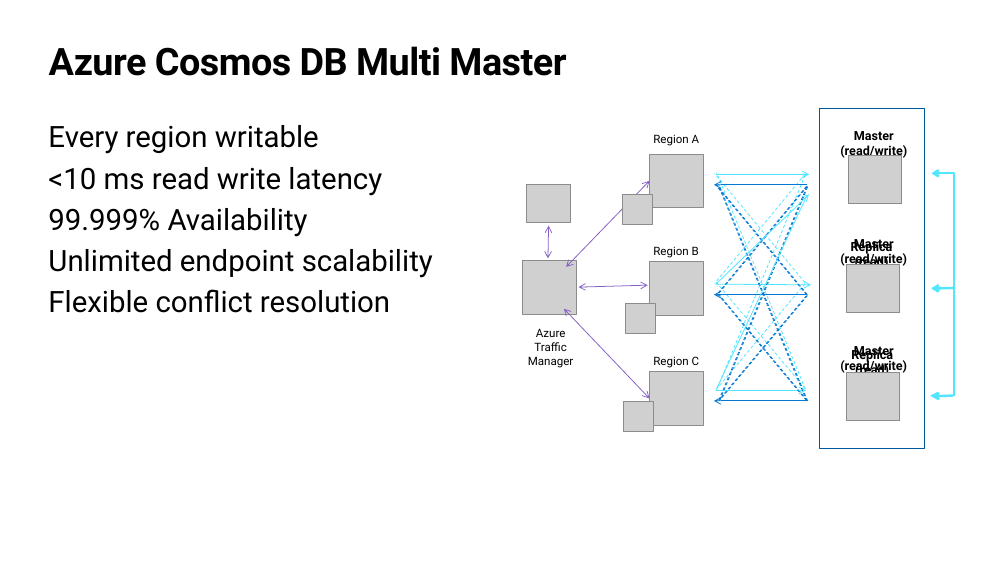
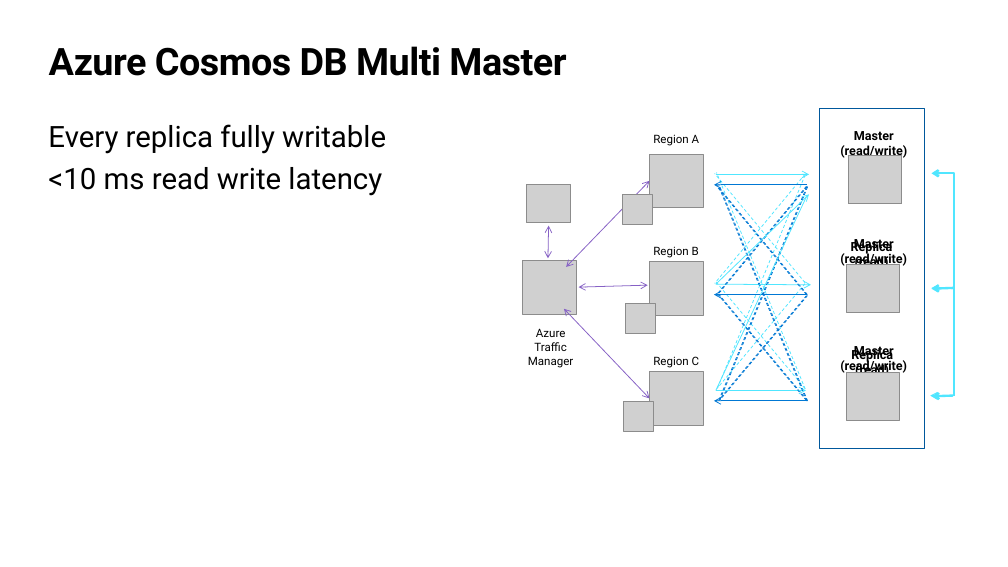
Before and after one commit to markjbrown/cosmos-global-distribution-demos, a slide deck: slide 15 of CosmosGlobalDistDemos/High-perf-apps-CosmosDB.pptx (slide 18 before the commit). Drawn at 1008x567 pixels with LibreOffice and Linux fonts; fonts in the diff are those of the drawing; grey boxes stand for pictures; background and template pictures are left out. Boxes give left, top, right and bottom in pixels: in the first picture for what was removed or moved away, otherwise in the second. Text is boxed around its words. In the diff, an @@ line names an element or a change of style, - is before the commit and + after.

Commit message:
Update Deck

```diff
--- a/CosmosGlobalDistDemos/High-perf-apps-CosmosDB.pptx
+++ b/CosmosGlobalDistDemos/High-perf-apps-CosmosDB.pptx
@@ text at [48,124,386,154]: text changed @@
-Every region writable
+Every replica fully writable
@@ text at [48,208,433,313]: paragraphs removed @@
-99.999% Availability
-Unlimited endpoint scalability
-Flexible conflict resolution
```
Also in this commit, not shown: 10 other slides changed, 7 slides added, 15 slides removed.
